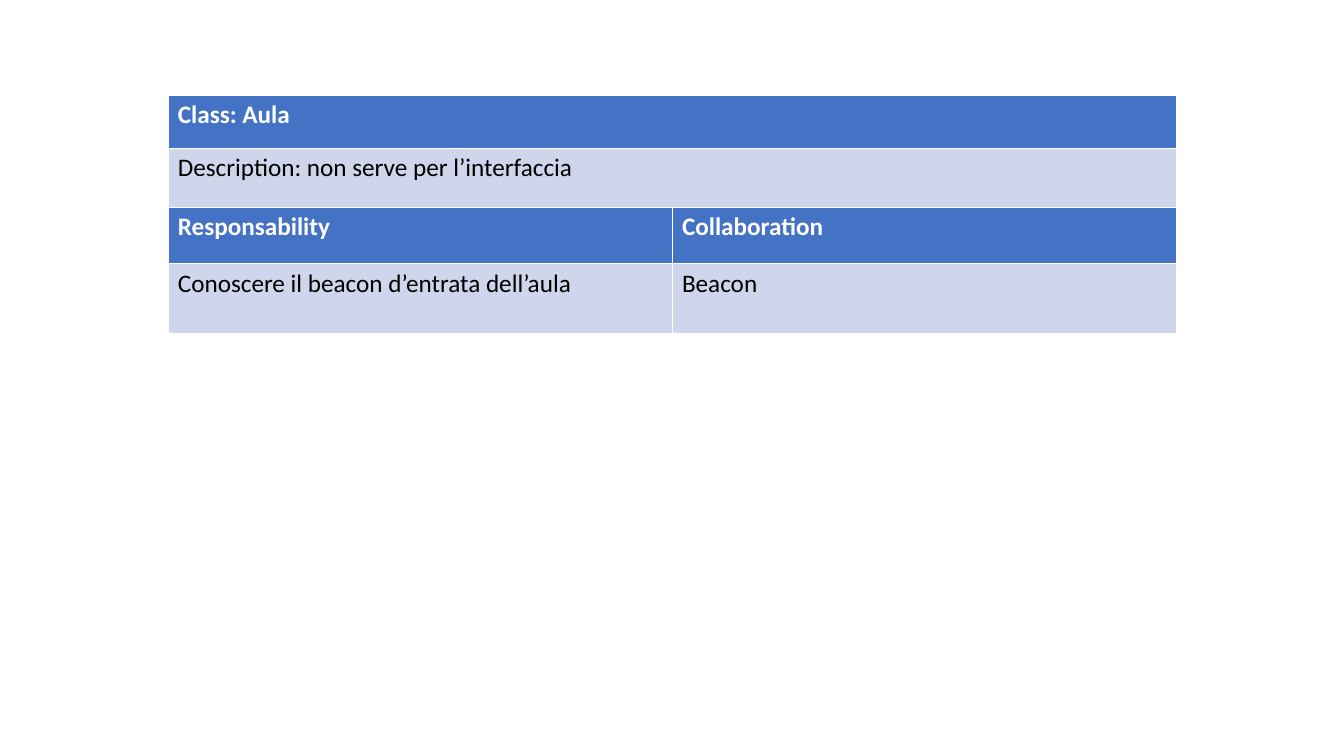
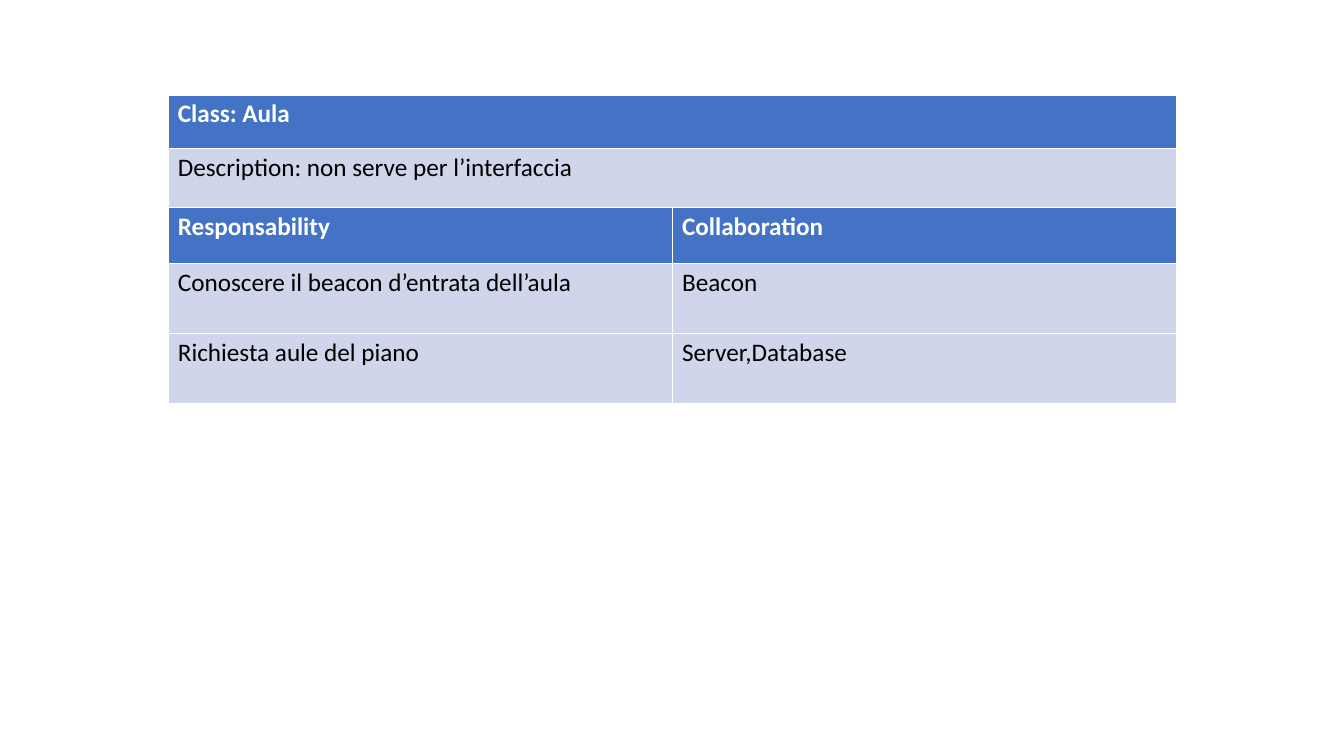
Before and after one commit to ecorradini/ProgettoIDS, a slide deck: slide 8 of AnalisiRequisiti/CRC/UT2/CRC_UT2.ppt. Drawn at 1344x756 pixels with LibreOffice and Linux fonts; fonts in the diff are those of the drawing. Boxes give left, top, right and bottom in pixels: in the first picture for what was removed or moved away, otherwise in the second. Text is boxed around its words. In the diff, an @@ line names an element or a change of style, - is before the commit and + after.

```diff
--- a/AnalisiRequisiti/CRC/UT2/CRC_UT2.ppt
+++ b/AnalisiRequisiti/CRC/UT2/CRC_UT2.ppt
@@ table at [168,207,1176,403] @@
+row 3: Richiesta aule del piano | Server,Database
```
Also in this commit, not shown: 10 other slides changed.
